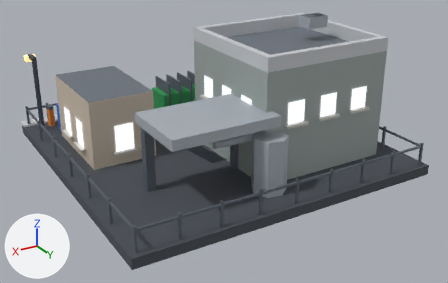
Before and after pictures for a commit that changed the glTF model public/models/v2/39_lod0.glb.
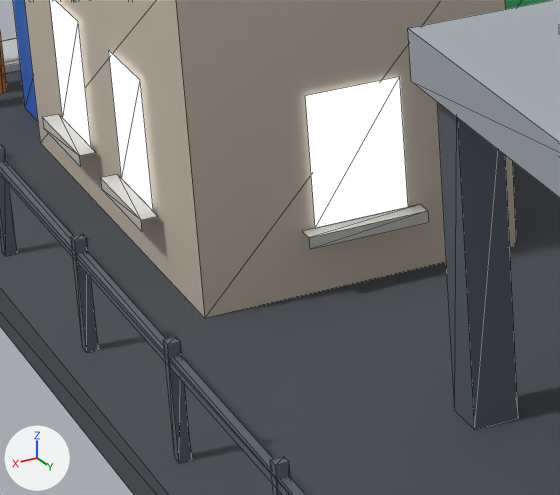
Each version appears first whole from a camera (50 mm lens) standing at (0.913, 1.608, 0.83) and looking at (-0.008, 0.074, 0.062), and next in a close-up on the part from 12% to 37% of the width and 38% to 72% of the height. Every picture has the same lights, and +X, +Y and +Z are marked at lower left. The last two pictures show the newer version. The close-ups show mesh edges as thin lines. Vertices at exactly the same position are counted once.

In view in the first close-up: 'b39_v2'.
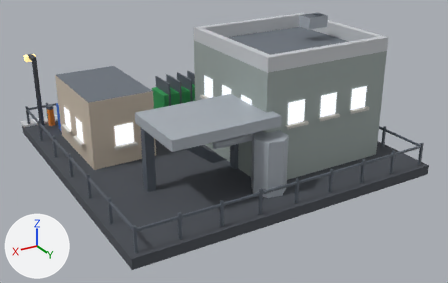
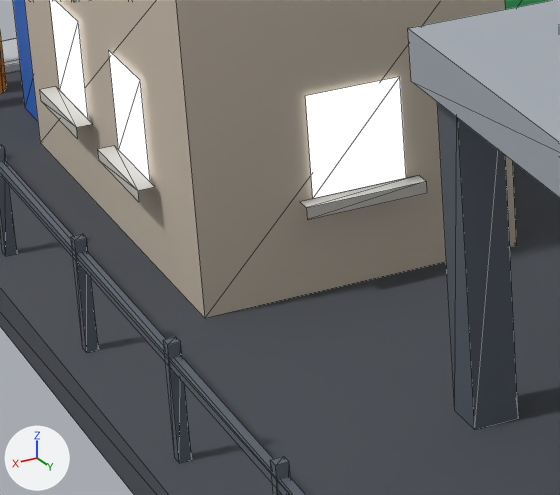
What differs and where, as boxes [x1, y1, x2, y2] in the close-ups (560 x 495 px; the box of a moved part takes in the faces that stretch with it):
part 1 of me_b39_v2, moved or reshaped
    before: [302, 205, 429, 249]
    after: [300, 175, 427, 220]
part 2 of me_b39_v2, moved or reshaped
    before: [42, 114, 95, 166]
    after: [40, 87, 92, 138]
part 3 of me_b39_v2, moved or reshaped
    before: [100, 175, 157, 231]
    after: [97, 146, 155, 202]
part 4 of me_b39_v2, moved or reshaped
    before: [50, 0, 408, 228]
    after: [50, 0, 406, 199]

What changed in the scene script:
```text
Change me_b39_v2:
    where me_b39_v2.from_pydata(...)  # 829 vertices, 990 faces; spans x -0.48..0.48, y -0.5..0.48, z 0.0..0.439
    used by ob_b39_v2; location = (0.0, 0.0, 0.0)
    before: 104 (0.261, -0.318, 0.072), 105 (0.319, -0.318, 0.072), 108 (0.319, -0.002, 0.072) at pixel (315, 228), 109 (0.261, -0.002, 0.072) at pixel (408, 207), 112 (0.393, -0.245, 0.072) at pixel (62, 118)
    before: 113 (0.393, -0.189, 0.072) at pixel (91, 147), 116 (0.393, -0.132, 0.072) at pixel (121, 178), 117 (0.393, -0.075, 0.072) at pixel (153, 211)
    me_b39_v2 part 1: the loose piece of 6 vertices spanning x 0.252..0.328, y -0.002..0.009, z 0.065..0.072 is moved by (0.0, 0.0, 0.019)
    me_b39_v2 part 2: the loose piece of 6 vertices spanning x 0.393..0.403, y -0.254..-0.18, z 0.065..0.072 is moved by (0.0, 0.0, 0.019)
    me_b39_v2 part 3: the loose piece of 6 vertices spanning x 0.393..0.403, y -0.14..-0.066, z 0.065..0.072 is moved by (0.0, 0.0, 0.019)
    me_b39_v2 part 4
    add for i in [104, 105, 108, 109, 112, 113, 116, 117]: me_b39_v2.vertices[i].co += Vector((0.0, 0.0, 0.019))
```
